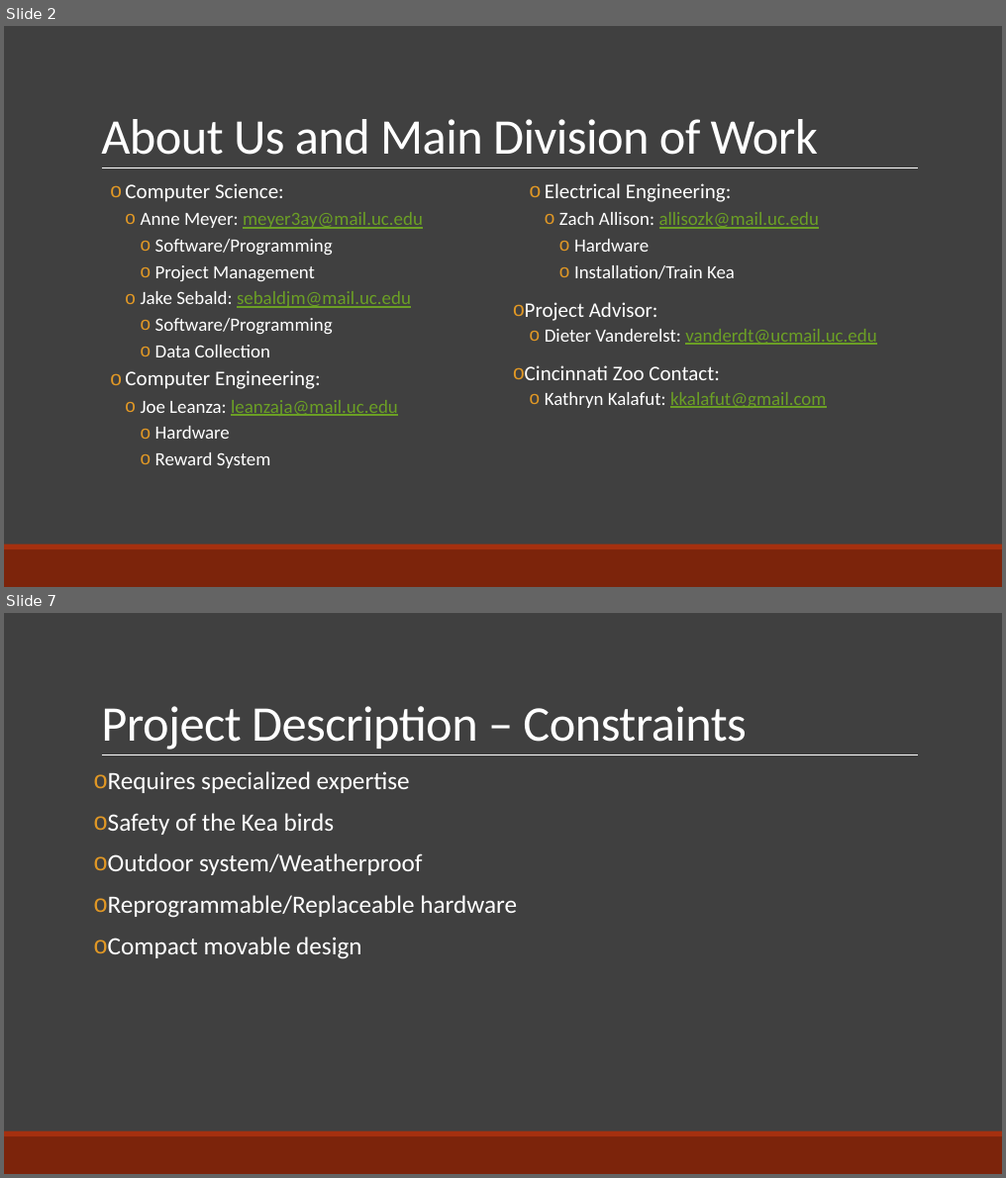
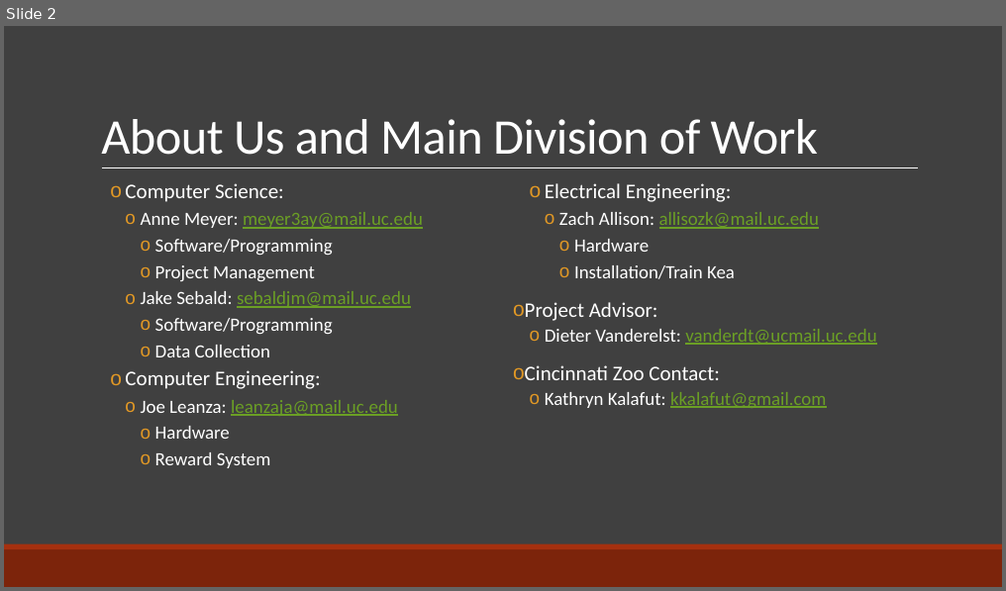
Before and after one commit to AnneRenee42/SeniorDesign, a slide deck: Kea PowerPoint.pptx. Shown one above the other, each under a label of ours: slides 2 and 7 before the commit, slide 2 after it; the slides between them are not shown. The pictures are 1006x1178 and 1006x591 pixels, drawn with LibreOffice and Linux fonts; fonts in the diff are those of the drawing. Boxes give left, top, right and bottom in pixels: in the first picture for what was removed or moved away, otherwise in the second. Text is boxed around its words. In the diff, an @@ line names an element or a change of style, - is before the commit and + after.

```diff
--- a/Kea PowerPoint.pptx
+++ b/Kea PowerPoint.pptx
@@ slide 7 removed at <box>4,613,1002,1174</box>, background #404040; not listed: 3 template elements that a slide beside it also shows @@
@@ title removed at <box>101,706,746,750</box> @@
-Project Description – Constraints
@@ text removed at <box>108,771,517,959</box> @@
-o Requires specialized expertise
-o Safety of the Kea birds
-o Outdoor system/Weatherproof
-o Reprogrammable/Replaceable hardware
-o Compact movable design
```
Also in this commit, not shown: 4 slides changed, 4 slides added, 2 other slides removed.
